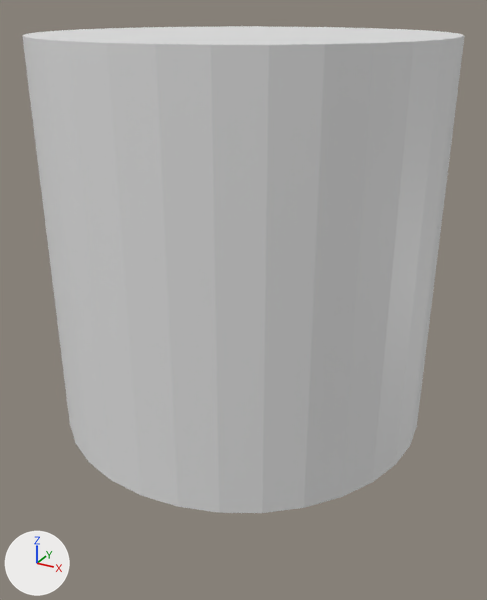
The glTF model assets/blueprints/Player.glb: old version first, new version second.
Before and after are seen from a camera (50 mm lens) standing at (1.65, -3.01, 1.13) and looking at (-0.02, 0.04, -0.4). The lights are fixed; the arrows at lower left show +X, +Y and +Z.
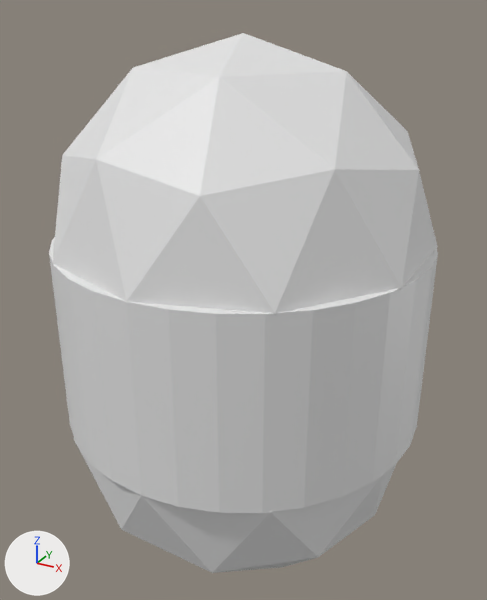
The newer file is also rescaled (x2.0), turned or shifted as a whole; pictures and numbers use the older file's frame.

Changed parts and their boxes [x1, y1, x2, y2] in the pictures (487 x 600 px):
'Cylinder', moved, rescaled
    before: [22, 26, 464, 513]
    after: [49, 237, 438, 513]
'Icosphere', added
    after: [53, 33, 438, 315]
'Icosphere.001', added
    after: [74, 440, 397, 573]

What changed in the scene script:
```text
Add me_icosphere_001:
    me_icosphere_001.from_pydata(...)  # an icosphere of 80 faces spanning x -0.95..0.95, y -1.0..1.0, z -1.0..1.0
Change ob_cylinder:
    ob_cylinder.location: (0.0, 0.0, 0.0) -> (0.0, 0.0, -0.5)
    ob_cylinder.scale: (1.0, 1.0, 1.0) -> (1.0, 1.0, 0.5)
Add ob_icosphere_001:
    ob_icosphere_001 = bpy.data.objects.new('Icosphere.001', me_icosphere_001)
    ob_icosphere_001.location = (0.0, 0.0, -1.0)
Add ob_icosphere:
    ob_icosphere = bpy.data.objects.new('Icosphere', me_icosphere_001.copy())
    ob_icosphere.location = (0.0, 0.0, 0.0)
```
